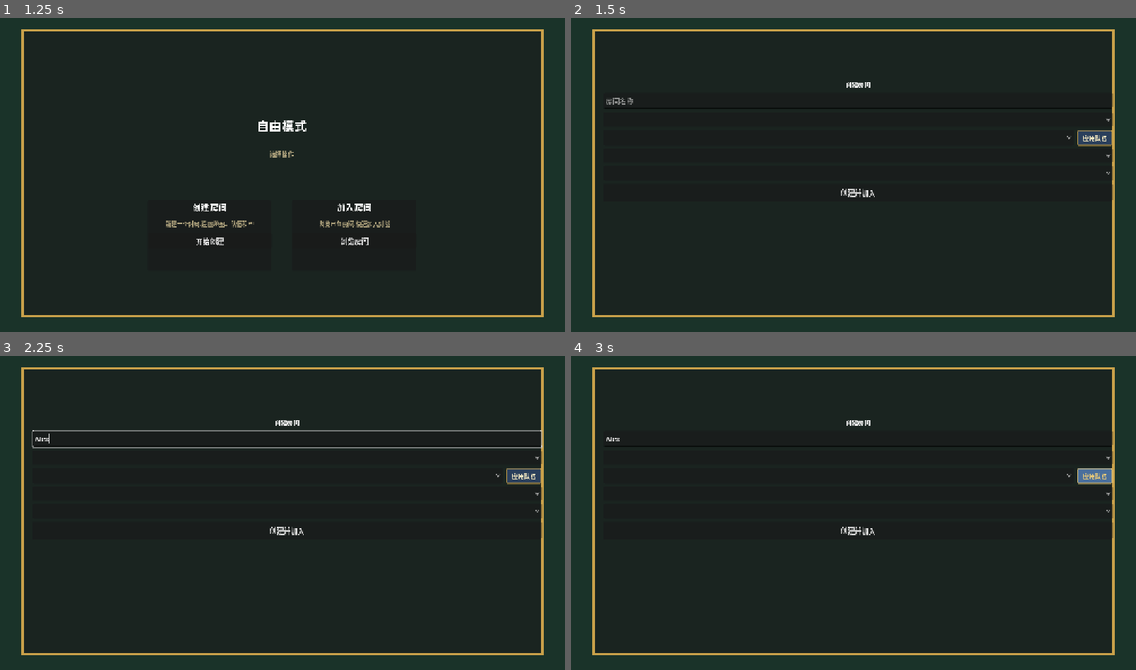
Above: before the commit, frames 1-4 (two rows, left to right).
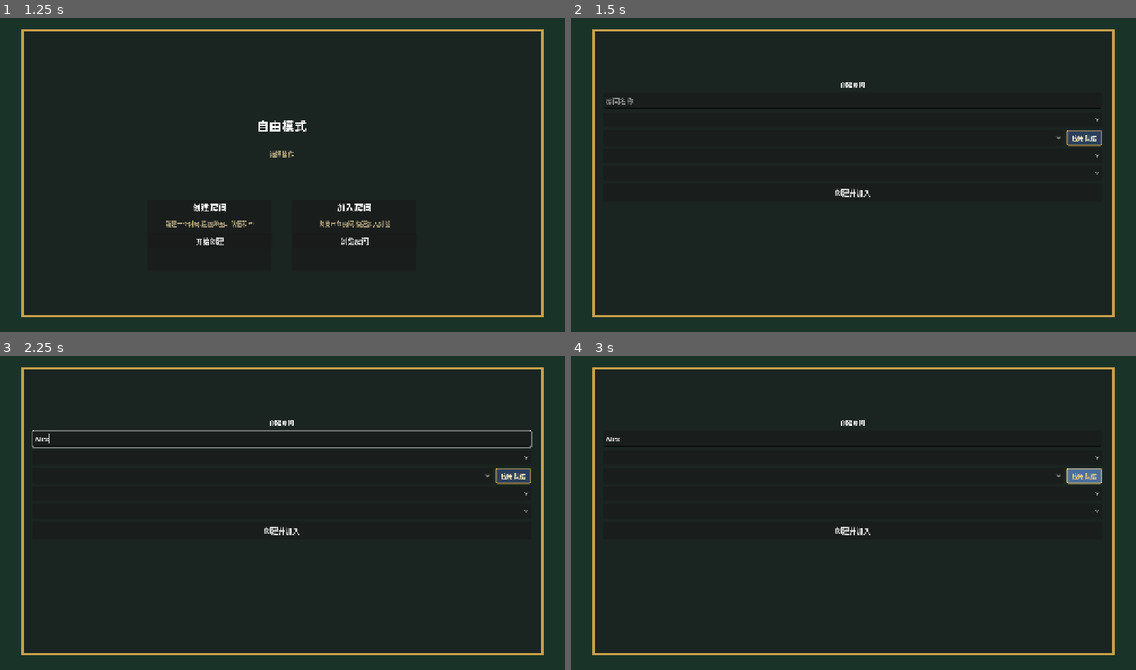
Above: after the commit, the same moments.

Repository: iris0heartmade/battleblitz
Game: Godot game, scene res://scenes/main.tscn
Same seed, same stepped clock (60 frames per second), same inputs: the game is played once before the commit and once after it.
Inputs (mouse positions are in pixels of both pictures, inside the frame that each line leads up to):
- Up to frame 1 (1.25 s): click "自由对局 (人机)" at 0.5 s
- Up to frame 2 (1.5 s): click "开始创建" at 1.25 s
- Up to frame 3 (2.25 s): click (288, 437) at 2.02 s; type "Alex" at 2.1 s
- Up to frame 4 (3 s): click "应用队伍" at 2.75 s

Frame 1 is identical in both runs. In frame 2, 0.6% of the frame differs, in the area x 46-96%, y 20-58%; in frame 3, 0.6%; in frame 4, 0.6%.

Commit message:
fix: LobbyDualCol 锚点缺底部 → 创建/加入子菜单控件坍缩不可见
根因: LobbyDualCol 只设了 anchor_right=1.0 + offset_left/top,缺 anchor_bottom/offset_bottom,
高度坍缩为 0,LeftCol/RightCol 内所有子控件被裁掉。

修复: 补 anchor_bottom=1.0 + offset_right=-24 + offset_bottom=-16,
跟 ChoosePanel 锚点一致,LobbyFrame 剩余空间全撑满。

附带: lobby_subview_screenshot 工具(自动截 choose/create/join 三张图),
play.bat 一键启动脚本(用 console 版 Godot 不弹编辑器)。

Diff:
--- a/godot-client/scenes/main.tscn
+++ b/godot-client/scenes/main.tscn
@@ -476,8 +476,11 @@
 
 [node name="LobbyDualCol" type="HBoxContainer" parent="Lobby/LobbyFrame"]
 anchor_right = 1.0
+anchor_bottom = 1.0
 offset_left = 24.0
 offset_top = 112.0
+offset_right = -24.0
+offset_bottom = -16.0
 
 ; ===== 自由模式二层选择(创建房间 / 加入房间) =====
 [node name="ChoosePanel" type="VBoxContainer" parent="Lobby/LobbyFrame"]
--- /dev/null
+++ b/godot-client/tools/lobby_subview_screenshot.gd
@@ -0,0 +1,55 @@
+extends Node
+## lobby_subview_screenshot.gd — 截 3 张图:自由模式 choose / create / join
+
+const _OUT_DIR := "user://"
+const _STEP_DELAY := 0.6
+
+
+func _ready() -> void:
+	OS.set_environment("BB_AUTO_PLAY", "1")
+	for i in 3:
+		await RenderingServer.frame_post_draw
+	var main: Node = get_tree().current_scene
+	if main == null:
+		printerr("no current scene")
+		get_tree().quit(1); return
+
+	# === Frame 1: 自由模式 choose 层 ===
+	if main.has_method("_on_free_play_pressed"):
+		main.call("_on_free_play_pressed")
+		print("[lobby] frame 1: _on_free_play_pressed")
+	await get_tree().create_timer(_STEP_DELAY).timeout
+	for i in 3:
+		await RenderingServer.frame_post_draw
+	_save(main, "lobby_subview_1_choose.png")
+
+	# === Frame 2: create view ===
+	if main.has_method("_on_create_card_pressed"):
+		main.call("_on_create_card_pressed")
+		print("[lobby] frame 2: _on_create_card_pressed")
+	await get_tree().create_timer(_STEP_DELAY).timeout
+	for i in 3:
+		await RenderingServer.frame_post_draw
+	_save(main, "lobby_subview_2_create.png")
+
+	# === Frame 3: join view ===
+	if main.has_method("_on_join_card_pressed"):
+		main.call("_on_join_card_pressed")
+		print("[lobby] frame 3: _on_join_card_pressed")
+	await get_tree().create_timer(_STEP_DELAY).timeout
+	for i in 3:
+		await RenderingServer.frame_post_draw
+	_save(main, "lobby_subview_3_join.png")
+
+	print("[lobby] done — 3 frames in user:// & res://")
+	get_tree().quit(0)
+
+
+func _save(_main: Node, name: String) -> void:
+	var img: Image = get_viewport().get_texture().get_image()
+	if img == null:
+		print("WARN: %s viewport image null" % name)
+		return
+	img.save_png(_OUT_DIR + name)
+	img.save_png("res://" + name)
+	print("  saved: %s" % name)
--- /dev/null
+++ b/godot-client/tools/lobby_subview_screenshot.tscn
@@ -0,0 +1,6 @@
+[gd_scene load_steps=2 format=3]
+
+[ext_resource type="Script" path="res://tools/lobby_subview_screenshot.gd" id="1"]
+
+[node name="LobbySubviewScreenshot" type="Node"]
+script = ExtResource("1")
Not shown, added: godot-client/tools/play.bat
